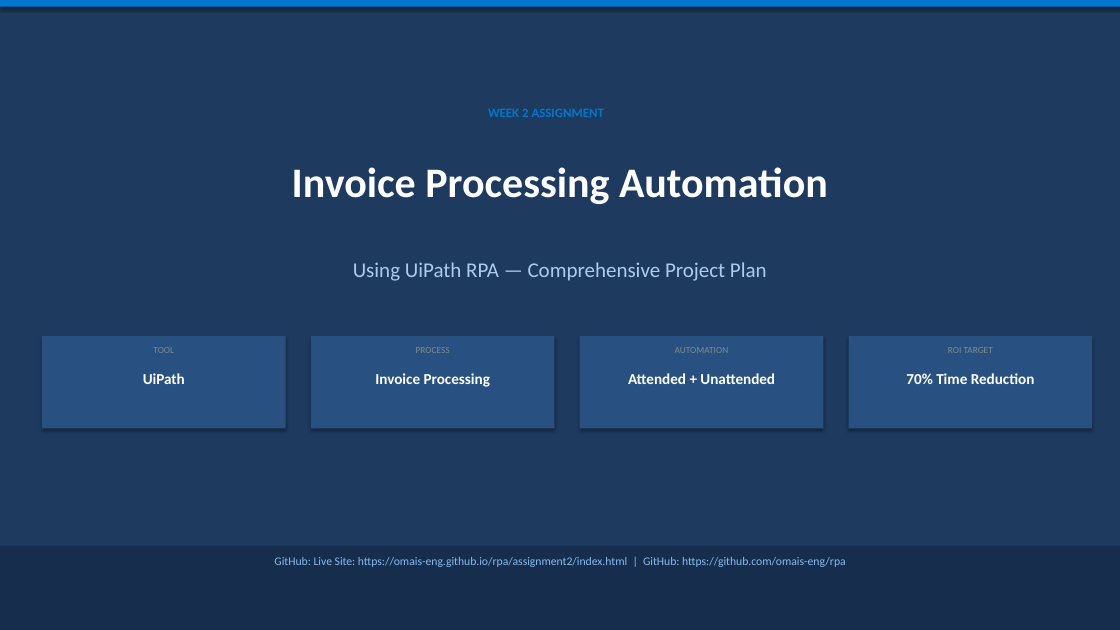
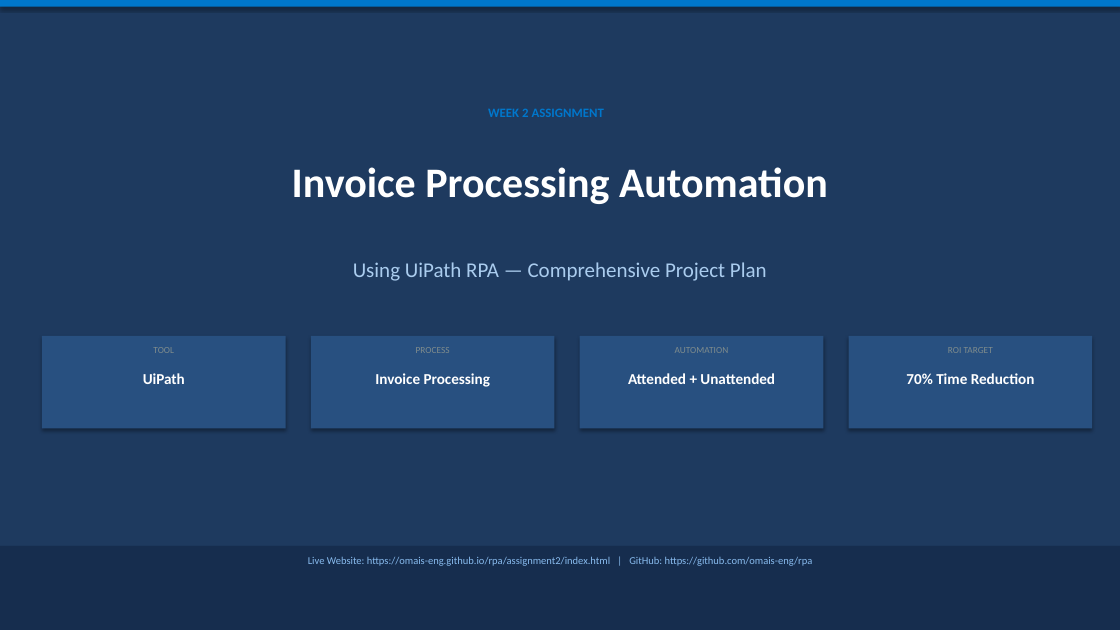
Before and after one commit to omais-eng/rpa, a slide deck: slide 1 of RPA_Week2_Assignment.pptx. Drawn at 1120x630 pixels with LibreOffice and Linux fonts; fonts in the diff are those of the drawing. Boxes give left, top, right and bottom in pixels: in the first picture for what was removed or moved away, otherwise in the second. Text is boxed around its words. In the diff, an @@ line names an element or a change of style, - is before the commit and + after.

```diff
--- a/RPA_Week2_Assignment.pptx
+++ b/RPA_Week2_Assignment.pptx
@@ text at [308, 556, 813, 566]: text changed; size 10 to 9 pt @@
-GitHub: Live Site: https://omais-eng.github.io/rpa/assignment2/index.html | GitHub: https://github.com/omais-eng/rpa
+Live Website: https://omais-eng.github.io/rpa/assignment2/index.html | GitHub: https://github.com/omais-eng/rpa
```
Also in this commit, not shown: 2 other slides changed, 1 other file.
